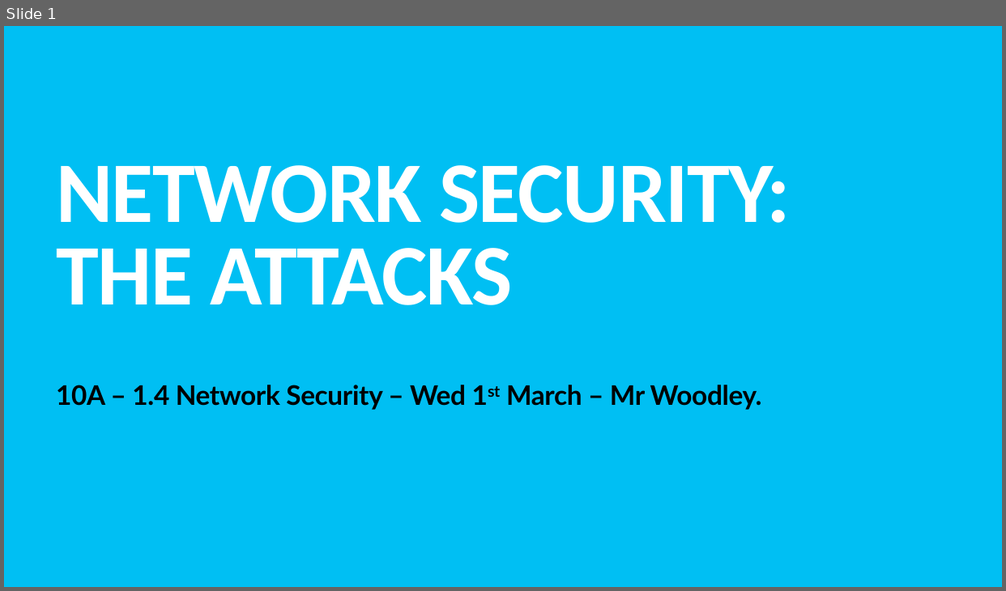
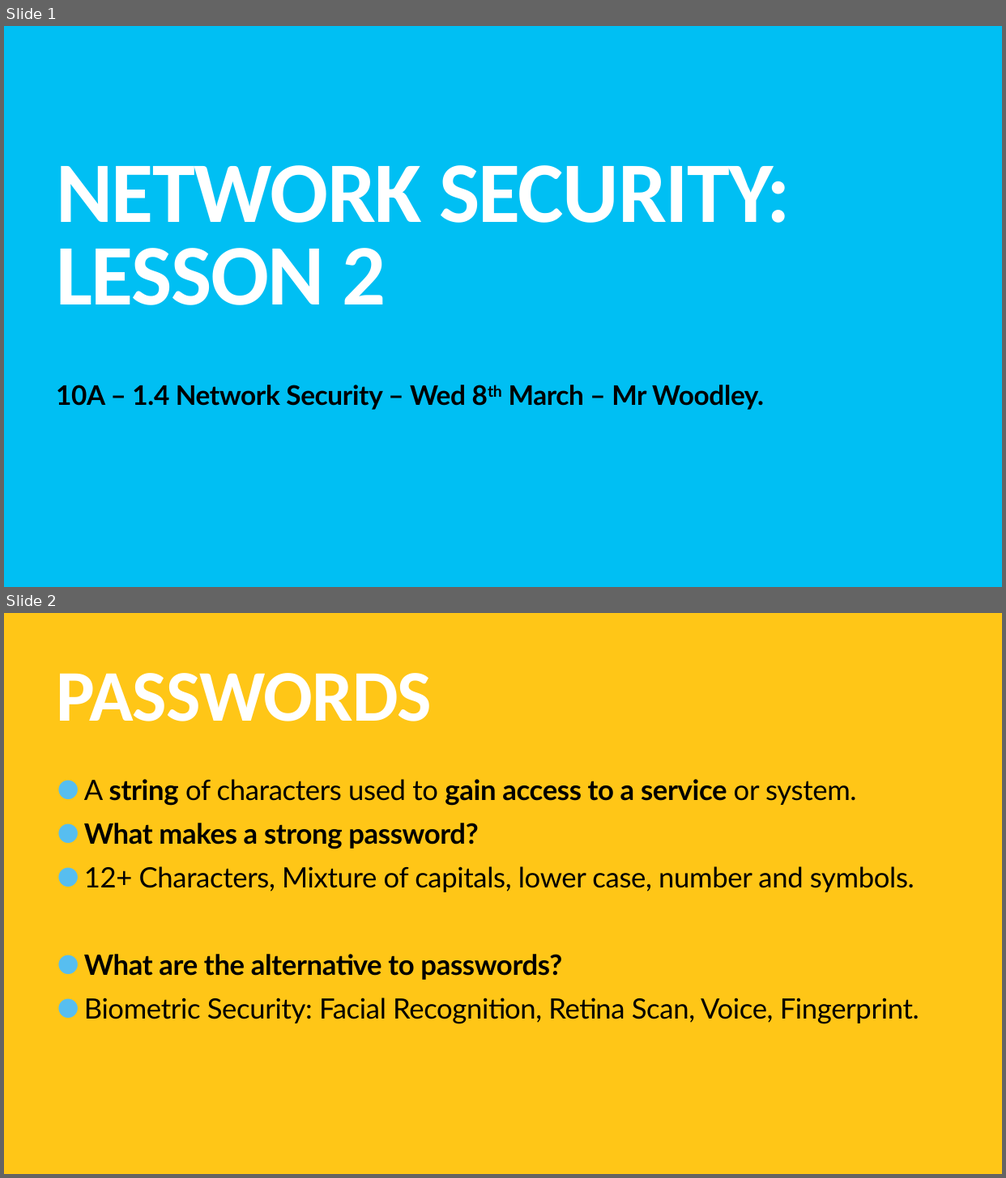
Before and after one commit to TommyWoodley/teaching, a slide deck: Y10/L2/L2.pptx. Shown one above the other, each under a label of ours: slide 1 before the commit, slides 1 and 2 after it. The pictures are 1006x591 and 1006x1178 pixels, drawn with LibreOffice and Linux fonts; fonts in the diff are those of the drawing. Boxes give left, top, right and bottom in pixels: in the first picture for what was removed or moved away, otherwise in the second. Text is boxed around its words. In the diff, an @@ line names an element or a change of style, - is before the commit and + after.

```diff
--- a/Y10/L2/L2.pptx
+++ b/Y10/L2/L2.pptx
@@ slide 2 added at <box>4,613,1002,1174</box>, background #FFC617 @@
@@ title added at <box>56,673,432,722</box>, 140 pt, text #FFFFFF, bold @@
+PASSWORDS
@@ text added at <box>84,779,919,1024</box>, 54 pt, text #000000 @@
+• A string of characters used to gain access to a service or system.
+• What makes a strong password?
+• 12+ Characters, Mixture of capitals, lower case, number and symbols.
+• What are the alternative to passwords?
+• Biometric Security: Facial Recognition, Retina Scan, Voice, Fingerprint.
@@ slide 1 changed as well @@
@@ title at <box>56,165,791,305</box>: text changed @@
-NETWORK SECURITY:
-THE ATTACKS
+NETWORK SECURITY:
+LESSON 2
@@ subtitle at <box>56,385,764,410</box>: text changed @@
-10A – 1.4 Network Security – Wed 1st March – Mr Woodley.
+10A – 1.4 Network Security – Wed 8th March – Mr Woodley.
```
Also in this commit, not shown: 1 other slide changed, 7 other slides added, 9 slides removed, 1 other file.
